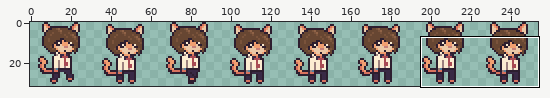
Sprite sheet, stored at Player/Sprites/mc_sprite_sheet.png. Above: a wide view before the commit, with the close-up outlined.
Close-up. Before:
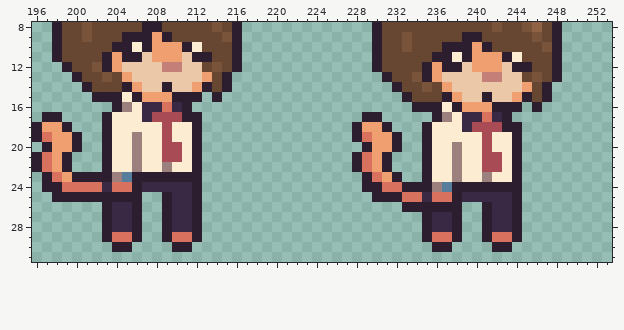
The file is 256x32 pixels. Shown: x 196..253, y 8..31. The old version is drawn lined up with the new one. The wide view leaves out empty margins. The commit also changed other parts of the picture, which this record leaves out.
Once edited:
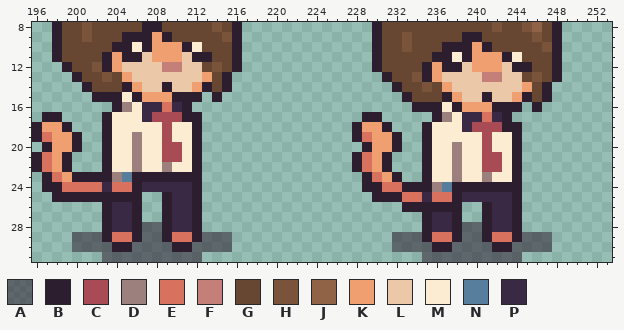
Palette (. is transparent): A #2d1e2f8b  B #2d1e2f  C #a94b54  D #9c807e  E #d8725e  F #c57f79  G #674632  H #7a533b  J #906347  K #f09f71  L #ebc8a7  M #fcecd1  N #577f9d  P #392945
Difference:
whole drawing moved by +0,-1 (the old picture is shown already moved)
y 28: x 207..208 .. -> AA; x 239..240 .. -> AA
y 29: x 200..202 ... -> AAA; x 207..208 .. -> AA; x 213..215 ... -> AAA; x 232..234 ... -> AAA; x 239..240 .. -> AA; x 245..247 ... -> AAA
y 30: x 200..203 .... -> AAAA; x 206..209 .... -> AAAA; x 212..215 .... -> AAAA; x 232..235 .... -> AAAA; x 238..241 .... -> AAAA; x 244..247 .... -> AAAA
y 31: x 203..212 .......... -> AAAAAAAAAA; x 235..244 .......... -> AAAAAAAAAA
Where, in picture pixels (left, top, right, bottom), the same in both close-ups:
added: (72, 222, 232, 262)
added: (392, 222, 552, 262)
